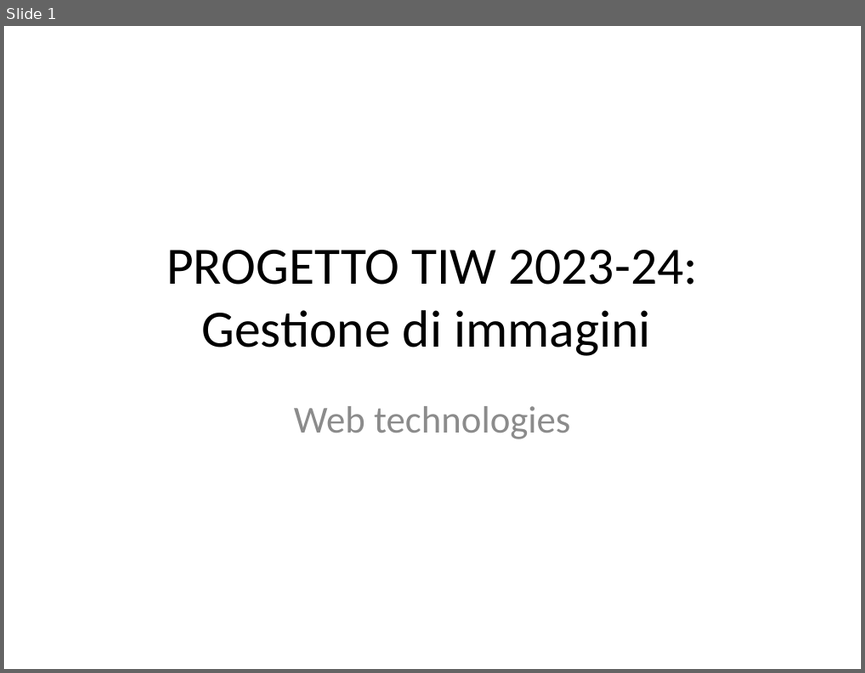
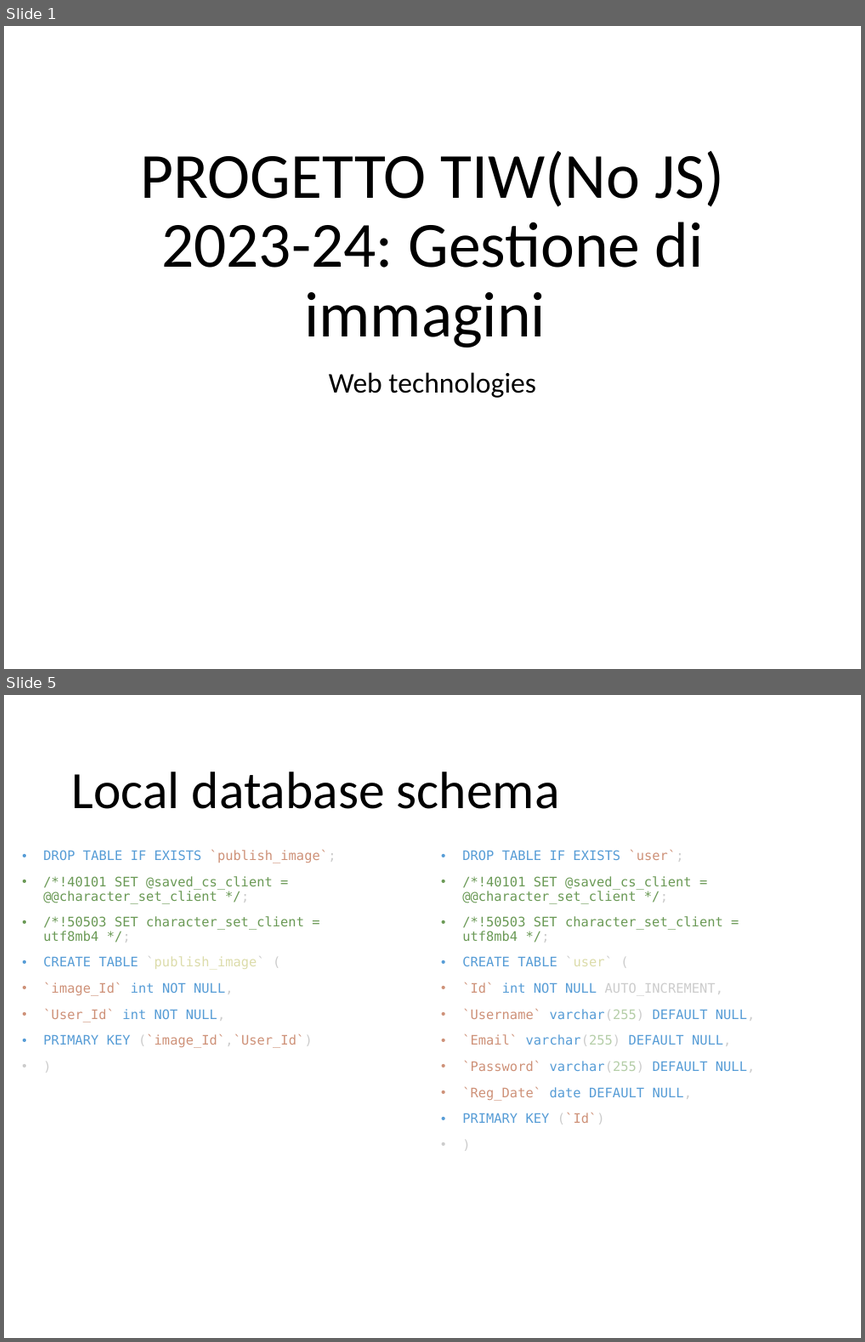
Before and after one commit to vittpall/ProgettoTIW, a slide deck: assets/progettazioneTiw.pptx. Shown one above the other, each under a label of ours: slide 1 before the commit, slides 1 and 5 after it; the slides between them are not shown. The pictures are 865x673 and 865x1342 pixels, drawn with LibreOffice and Linux fonts; fonts in the diff are those of the drawing. Boxes give left, top, right and bottom in pixels: in the first picture for what was removed or moved away, otherwise in the second. Text is boxed around its words. In the diff, an @@ line names an element or a change of style, - is before the commit and + after.

```diff
--- a/assets/progettazioneTiw.pptx
+++ b/assets/progettazioneTiw.pptx
@@ slide 5 added at <box>4,695,861,1338</box>, background #FFFFFF @@
@@ title added at <box>71,771,560,809</box>, 44 pt, text #000000 @@
+Local database schema
@@ text added at <box>43,849,336,1048</box>, 11 pt, text #6A9955 @@
+• DROP TABLE IF EXISTS `publish_image`;
+• /*!40101 SET @saved_cs_client = @@character_set_client */;
+• /*!50503 SET character_set_client = utf8mb4 */;
+• CREATE TABLE `publish_image` (
+• `image_Id` int NOT NULL,
+• `User_Id` int NOT NULL,
+• PRIMARY KEY (`image_Id`,`User_Id`)
+• )
@@ text added at <box>462,849,755,1124</box>, 11 pt, text #569CD6 @@
+• DROP TABLE IF EXISTS `user`;
+• /*!40101 SET @saved_cs_client = @@character_set_client */;
+• /*!50503 SET character_set_client = utf8mb4 */;
+• CREATE TABLE `user` (
+• `Id` int NOT NULL AUTO_INCREMENT,
+• `Username` varchar(255) DEFAULT NULL,
+• `Email` varchar(255) DEFAULT NULL,
+• `Password` varchar(255) DEFAULT NULL,
+• `Reg_Date` date DEFAULT NULL,
+• PRIMARY KEY (`Id`)
+• )
@@ slide 1 changed as well @@
@@ title "PROGETTO TIW(No JS) 2023-24: Gestione ..." at <box>140,151,724,347</box>: vertical alignment middle to bottom @@
@@ title at <box>140,151,724,347</box>: text changed; size 44 to 54 pt @@
-PROGETTO TIW 2023-24: Gestione di immagini
+PROGETTO TIW(No JS) 2023-24: Gestione di immagini
@@ subtitle "Web technologies": place and size @@
-subtitle "Web technologies" at <box>294,406,570,439</box>
+subtitle "Web technologies" at <box>329,372,536,397</box>
@@ subtitle "Web technologies" at <box>329,372,536,397</box>: size 32 to 24 pt, text colour #8C8C8C to #000000; line spacing 1 to 0.9; more space between paragraphs @@
```
Also in this commit, not shown: 6 other slides changed, 6 other slides added, 3 slides removed.
